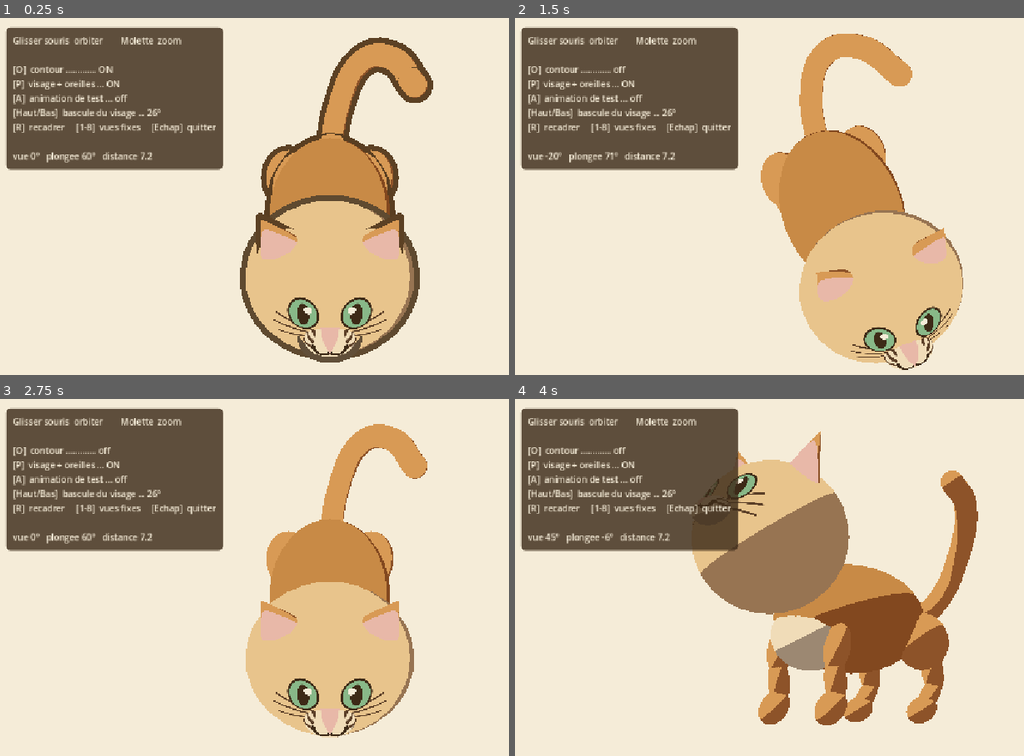
Above: before the commit, frames 1-4 (two rows, left to right).
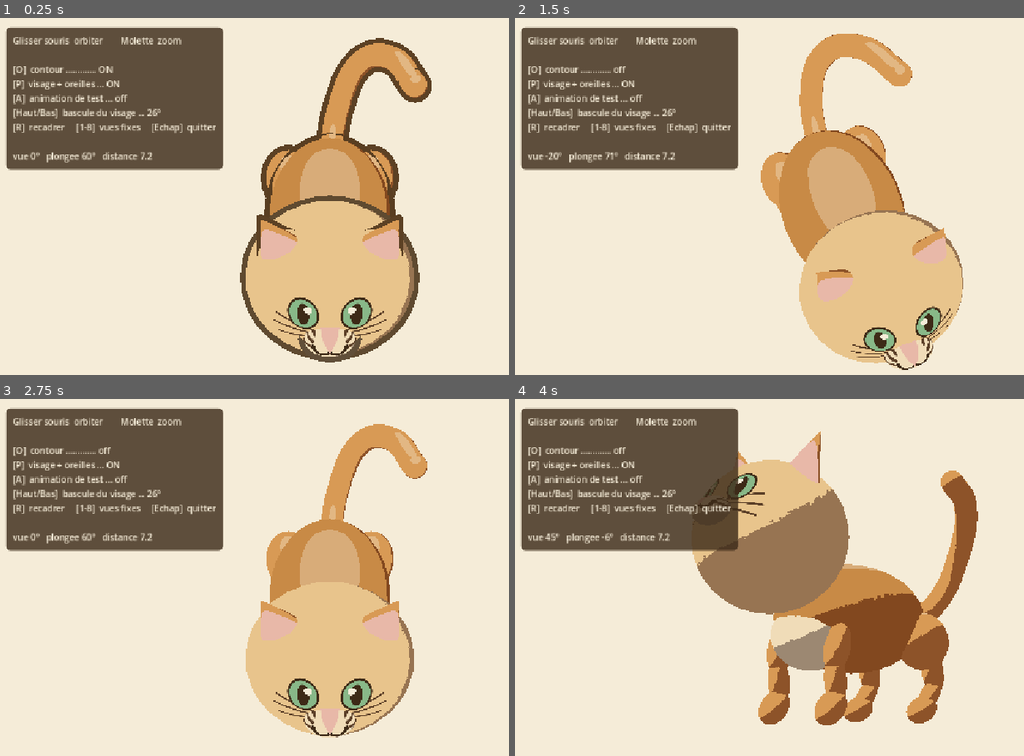
Above: after the commit, the same moments.

Repository: piiieeere/zeucozy
Game: Godot game, scene res://scenes/tests/cel_test.tscn
Same seed, same stepped clock (60 frames per second), same inputs: the game is played once before the commit and once after it. This scene is started directly instead of the project's main scene.
Inputs (mouse positions are in pixels of both pictures, inside the frame that each line leads up to):
- Up to frame 1 (0.25 s): no input
- Up to frame 2 (1.5 s): tap Enter at 0.5 s; move the mouse to (993, 185) at 0.52 s; hold Right (ui_right) 0.53-1.25 s; tap O at 0.6 s; click (993, 185) at 0.67 s; tap Space at 1.25 s; drag from (713, 225) to (810, 278) at 1.27 s
- Up to frame 3 (2.75 s): tap Enter at 2 s; move the mouse to (397, 502) at 2.02 s; hold Right (ui_right) from 2.03 s (still down); tap R at 2.1 s; click (397, 502) at 2.17 s
- Up to frame 4 (4 s): release Right (ui_right) at 2.75 s; tap Space at 2.75 s; drag from (810, 659) to (647, 531) at 2.77 s; tap Enter at 3.5 s; move the mouse to (outside the picture) at 3.52 s; hold Left (ui_left) from 3.53 s (still down); tap 2 at 3.6 s; click (outside the picture) at 3.67 s

The runs differ from the first frame. In frame 1, 2.0% of the frame differs, in the area x 47-86%, y 5-97%; in frame 2, 2.6%, in the area x 51-88%, y 4-91%; in frame 3, 1.9%; in frame 4, 0.6%.

Commit message:
feat: implement Attr_Style for enhanced cel shading and retro post-processing effects

Diff:
--- /dev/null
+++ b/scenes/fx/retro_post.tscn
@@ -0,0 +1,18 @@
+[gd_scene load_steps=3 format=3]
+
+[ext_resource type="Shader" path="res://shaders/retro_post.gdshader" id="1_retropost"]
+
+[sub_resource type="ShaderMaterial" id="ShaderMaterial_retropost"]
+shader = ExtResource("1_retropost")
+
+[node name="RetroPost" type="CanvasLayer"]
+layer = 0
+
+[node name="Screen" type="ColorRect" parent="."]
+material = SubResource("ShaderMaterial_retropost")
+anchors_preset = 15
+anchor_right = 1.0
+anchor_bottom = 1.0
+grow_horizontal = 2
+grow_vertical = 2
+mouse_filter = 2
--- a/scenes/main.tscn
+++ b/scenes/main.tscn
@@ -1,9 +1,10 @@
-[gd_scene load_steps=11 format=3]
+[gd_scene load_steps=12 format=3]
 
 [ext_resource type="Script" path="res://scripts/main.gd" id="1_rhi7x"]
 [ext_resource type="PackedScene" path="res://scenes/player.tscn" id="2_h0b1r"]
 [ext_resource type="Script" path="res://scripts/arena.gd" id="3_arena"]
 [ext_resource type="Script" path="res://scripts/camera_rig.gd" id="4_camrig"]
+[ext_resource type="PackedScene" path="res://scenes/fx/retro_post.tscn" id="5_retropost"]
 
 [sub_resource type="Environment" id="Environment_arena"]
 background_mode = 1
@@ -90,6 +91,8 @@
 near = 1.0
 far = 400.0
 
+[node name="RetroPost" parent="." instance=ExtResource("5_retropost")]
+
 [node name="CanvasLayer" type="CanvasLayer" parent="."]
 
 [node name="HudLeftPanel" type="Panel" parent="CanvasLayer"]
--- a/scripts/systems/cel_model.gd
+++ b/scripts/systems/cel_model.gd
@@ -97,7 +97,25 @@
 
 ## Epaisseur du contour, en unites monde. A garder proportionnelle a la
 ## taille du modele (§11).
-@export var outline_thickness: float = 0.035
+##
+## Relevee de 0,035 a 0,041 avec l'arrivee d'`Attr_Style` : le canal R module
+## desormais l'epaisseur et vaut ~0,85 en moyenne, la valeur d'avant donnait
+## donc un trait globalement plus maigre qu'avant. 0,041 x 0,85 ≈ 0,035.
+@export var outline_thickness: float = 0.041
+
+## Attr_Style existe dans le `.glb` depuis le 2026-08-16 : R module le trait,
+## G porte les ombres peintes, B autorise les accents. Voir `tools/export_cat.py`
+## — l'exporteur glTF ne sait pas sortir cet attribut tout seul.
+@export var use_vertex_style: bool = true
+
+## Bord de cluster legerement irregulier — un bord de pinceau, pas une courbe
+## mathematique (§2ter·2). Le shader en prend la moitie de part et d'autre :
+## 0,06 donne le ±0,03 que demande Convention Blender §5.3.
+@export var edge_noise: float = 0.06
+
+## Accent de brillance sur le dessus des volumes, masque par le canal B.
+## Le seul ecart autorise a la regle des 2 tons (§5.5).
+@export var accent_strength: float = 0.35
 
 ## Bascule du repere facial. Compromis de cadrage sous une camera qui plonge :
 ## trop bas le visage passe sous l'horizon, trop haut il reste visible de dos.
@@ -185,6 +203,16 @@
 			face_materials.append(toon_mat)
 		else:
 			caps = _apply_painted_caps(toon_mat, mat_name)
+			toon_mat.set_shader_parameter("accent_strength", accent_strength)
+
+		# Attr_Style : le chat est le seul maillage a le porter. Le reste du
+		# jeu garde use_vertex_style a false, sinon COLOR y vaudrait 1.0 et
+		# tout partirait en pleine lumiere avec le trait le plus epais.
+		toon_mat.set_shader_parameter("use_vertex_style", use_vertex_style)
+		toon_mat.set_shader_parameter("edge_noise", edge_noise)
+		(toon_mat.next_pass as ShaderMaterial).set_shader_parameter(
+			"use_vertex_style", use_vertex_style
+		)
 
 		# Ne jamais laisser une mat4 d'uniform a sa valeur par defaut : une
 		# matrice nulle ferait s'effondrer tout le masque.
@@ -258,6 +286,50 @@
 	return deform.affine_inverse()
 
 
+## Etat de `Attr_Style` tel que Godot le voit reellement, par surface.
+##
+## Diagnostic, pas decoration : l'attribut a deja traverse le pont a moitie
+## (l'exporteur glTF ne remplissait qu'une primitive sur six, voir
+## `tools/export_cat.py`). C'est aussi ce qui prouve qu'aucune conversion
+## sRGB ne s'applique au passage — un G peint a 0,47 doit arriver a 0,47.
+func style_report() -> Array[String]:
+	var lines: Array[String] = []
+
+	if mesh_instance == null:
+		return lines
+
+	var mesh := mesh_instance.mesh
+
+	for i in mesh.get_surface_count():
+		var source := mesh.surface_get_material(i)
+		var mat_name := source.resource_name if source else "<sans nom>"
+		var colors: PackedColorArray = mesh.surface_get_arrays(i)[Mesh.ARRAY_COLOR]
+
+		if colors.is_empty():
+			lines.append("  %-15s COLOR_0 ABSENT" % mat_name)
+			continue
+
+		var lo := Vector3(2.0, 2.0, 2.0)
+		var hi := Vector3(-1.0, -1.0, -1.0)
+		var sum := Vector3.ZERO
+
+		for c in colors:
+			var v := Vector3(c.r, c.g, c.b)
+			lo = lo.min(v)
+			hi = hi.max(v)
+			sum += v
+
+		var mean := sum / float(colors.size())
+		lines.append("  %-15s R %.2f/%.2f/%.2f  G %.2f/%.2f/%.2f  B %.2f/%.2f/%.2f" % [
+			mat_name,
+			lo.x, mean.x, hi.x,
+			lo.y, mean.y, hi.y,
+			lo.z, mean.z, hi.z,
+		])
+
+	return lines
+
+
 func set_face_pitch(value: float) -> void:
 	face_pitch_deg = clampf(value, 0.0, 60.0)
 
--- a/scripts/tests/cel_test.gd
+++ b/scripts/tests/cel_test.gd
@@ -124,6 +124,9 @@
 			_model.mesh_instance.name,
 			_model.mesh_instance.mesh.get_surface_count(),
 		])
+		_log("Attr_Style (min/moy/max) — neutre attendu : R 1.0, G 0.5, B 0.0")
+		for line in _model.style_report():
+			_log(line)
 
 
 func _update_camera() -> void:
--- a/shaders/cel_face.gdshader
+++ b/shaders/cel_face.gdshader
@@ -24,6 +24,15 @@
 group_uniforms lumiere;
 uniform vec3 light_dir = vec3(-0.35, 0.85, 0.4);
 uniform float threshold : hint_range(-1.0, 1.0) = 0.05;
+
+group_uniforms attr_style;
+// Meme biais peint que cel_toon : sans lui, le terminateur du visage serait
+// une courbe mathematique propre pendant que celui du corps ondule — et la
+// frontiere entre les deux coques se verrait.
+uniform bool use_vertex_style = false;
+uniform float shadow_bias_strength : hint_range(0.0, 2.0) = 1.0;
+uniform float edge_noise : hint_range(0.0, 0.3) = 0.0;
+uniform float edge_noise_scale : hint_range(1.0, 200.0) = 35.0;
 
 group_uniforms repere_visage;
 // Centre et demi-axes de la tete, en espace objet.
@@ -84,6 +93,7 @@
 uniform mat4 rest_undo;
 
 varying vec3 v_object_pos;
+varying vec3 v_style;
 
 #include "res://shaders/cel_core.gdshaderinc"
 
@@ -93,12 +103,24 @@
 }
 
 void vertex() {
+	v_style = COLOR.rgb;
 	v_object_pos = (rest_undo * vec4(VERTEX, 1.0)).xyz;
 }
 
 void fragment() {
 	vec3 n = normalize((INV_VIEW_MATRIX * vec4(NORMAL, 0.0)).xyz);
-	float lit = step(threshold, dot(n, normalize(light_dir)));
+
+	float bias = 0.0;
+	if (use_vertex_style) {
+		bias = (v_style.g - 0.5) * 2.0 * shadow_bias_strength;
+	}
+
+	float jitter = 0.0;
+	if (edge_noise > 0.0) {
+		jitter = (hash_noise(floor(v_object_pos * edge_noise_scale)) - 0.5) * edge_noise;
+	}
+
+	float lit = step(threshold - bias + jitter, dot(n, normalize(light_dir)));
 
 	vec3 shadow_col = warm_shadow(base_color.rgb, shadow_hue_shift, shadow_saturation, shadow_value);
 	vec3 col = mix(shadow_col, base_color.rgb, lit);
--- a/shaders/cel_outline.gdshader
+++ b/shaders/cel_outline.gdshader
@@ -25,7 +25,10 @@
 uniform bool constant_screen_width = false;
 
 group_uniforms attr_style;
-// Passe a true une fois Attr_Style cree : le canal R module l'epaisseur.
+// Le canal R module l'epaisseur : un trait d'encre s'alourdit vers le bas des
+// formes et aux jointures, s'allege sur les aretes exposees (§2ter·1).
+// A laisser false sur la geometrie sans Attr_Style — COLOR y vaut 1.0, ce qui
+// donnerait le trait le plus epais partout.
 uniform bool use_vertex_style = false;
 
 void vertex() {
--- a/shaders/cel_toon.gdshader
+++ b/shaders/cel_toon.gdshader
@@ -26,10 +26,21 @@
 uniform float threshold : hint_range(-1.0, 1.0) = 0.05;
 
 group_uniforms attr_style;
-// Passe a true une fois l'attribut Attr_Style cree dans Blender.
-// Tant qu'il n'existe pas, COLOR vaut (1,1,1,1) et le biais serait faux.
+// Attr_Style existe depuis le 2026-08-16 : R = epaisseur du trait,
+// G = biais d'ombre peinte, B = masque d'accent (Convention Blender §4).
+// A laisser false sur toute geometrie qui n'a PAS l'attribut : COLOR vaut
+// alors (1,1,1,1), et un G a 1.0 forcerait la surface en pleine lumiere.
 uniform bool use_vertex_style = false;
 uniform float shadow_bias_strength : hint_range(0.0, 2.0) = 1.0;
+
+group_uniforms accent;
+// Bande claire creme sur le dessus des volumes, autorisee UNIQUEMENT la ou
+// Attr_Style.B depasse le seuil. C'est un accent graphique DESSINE, pas une
+// reponse a la lumiere : il ne bouge pas quand la lampe bouge, et il ne
+// compte pas comme un 3e ton de cluster (Convention Blender §5.5).
+uniform vec4 accent_color : source_color = vec4(0.961, 0.925, 0.847, 1.0);
+uniform float accent_threshold : hint_range(0.0, 1.0) = 0.55;
+uniform float accent_strength : hint_range(0.0, 1.0) = 0.0;
 
 group_uniforms grain;
 uniform float edge_noise : hint_range(0.0, 0.3) = 0.0;
@@ -105,6 +116,13 @@
 	vec3 shadow_col = warm_shadow(base_color.rgb, shadow_hue_shift, shadow_saturation, shadow_value);
 	vec3 col = mix(shadow_col, base_color.rgb, lit);
 
+	// Accent de brillance — seulement dans le ton clair : un accent pose dans
+	// l'ombre se lirait comme une erreur de cluster.
+	if (use_vertex_style && accent_strength > 0.0) {
+		float accent = step(accent_threshold, v_style.b) * lit;
+		col = mix(col, accent_color.rgb, accent * accent_strength);
+	}
+
 	// Details peints — aplats francs poses par-dessus le cluster
 	if (paint_count > 0) {
 		vec3 p = v_object_pos;
--- /dev/null
+++ b/shaders/retro_post.gdshader
@@ -0,0 +1,70 @@
+// La couche de tele d'epoque — "Visual Art Direction" §8bis.
+//
+// Trois effets, tous discrets, appliques sur l'image finale :
+// grain argentique, halation chaude, vignette chaude.
+//
+// Ce qui est VOLONTAIREMENT absent, et ne doit pas etre rajoute :
+// le tremblement du signal hertzien (nauseeux sur une run de 20 minutes),
+// le saignement chromatique et les lignes de balayage (ils nuisent a la
+// lecture dans une arene chargee), et tout bloom froid ou bleute.
+//
+// §15 tranche : lisibilite > detail. Ces trois effets doivent se remarquer
+// quand on les COUPE, pas quand on les regarde.
+
+shader_type canvas_item;
+
+uniform sampler2D screen_tex : hint_screen_texture, filter_linear_mipmap;
+
+group_uniforms grain;
+uniform float grain_amount : hint_range(0.0, 0.15) = 0.04;
+// Le grain doit BOUILLIR A LA CADENCE DE L'ANIMATION, pas a 60 (§7).
+// Sur 3s a 60 fps = 20 motifs par seconde. A 60, il se lit comme un bruit
+// numerique et trahit tout le travail de cellulo.
+uniform float grain_hz = 20.0;
+uniform float grain_size : hint_range(1.0, 4.0) = 1.5;
+
+group_uniforms halation;
+// Seuil de SOURCE : quelles zones ont le droit de baver. Bas volontairement —
+// ce n'est pas lui qui protege l'image, c'est le calcul par ecart (voir plus bas).
+uniform float halation_threshold : hint_range(0.0, 1.0) = 0.55;
+uniform float halation_strength : hint_range(0.0, 1.0) = 0.55;
+uniform vec4 halation_tint : source_color = vec4(1.0, 0.78, 0.45, 1.0);
+// Le flou large se prend gratuitement dans les mipmaps de l'ecran.
+uniform float halation_lod : hint_range(0.0, 8.0) = 4.0;
+
+group_uniforms vignette;
+uniform float vignette_strength : hint_range(0.0, 1.0) = 0.30;
+uniform float vignette_start : hint_range(0.0, 1.4) = 0.72;
+uniform vec4 vignette_tint : source_color = vec4(0.62, 0.50, 0.40, 1.0);
+
+float hash21(vec2 p) {
+	return fract(sin(dot(p, vec2(12.9898, 78.233))) * 43758.5453);
+}
+
+void fragment() {
+	vec3 col = texture(screen_tex, SCREEN_UV).rgb;
+
+	// --- halation : la lumiere bave, en ambre --------------------------------
+	//
+	// Calculee par ECART au flou, pas sur la luminance absolue. La palette du
+	// jeu est un parchemin a ~0,93 de luminance : un seuil absolu allumerait
+	// l'ecran entier et delaverait tous les aplats. L'ecart, lui, ne vaut
+	// quelque chose que la ou un voisinage clair borde un sujet plus sombre —
+	// c'est-a-dire exactement la ou une pellicule bave, et rien sur une
+	// grande surface claire uniforme.
+	vec3 blurred = textureLod(screen_tex, SCREEN_UV, halation_lod).rgb;
+	vec3 bleed = max(blurred - col, vec3(0.0));
+	float source = smoothstep(halation_threshold, 1.0, dot(blurred, vec3(0.299, 0.587, 0.114)));
+	col += bleed * halation_tint.rgb * source * halation_strength;
+
+	// --- vignette chaude : recentre le regard, pose l'epoque -----------------
+	float edge = smoothstep(vignette_start, 1.42, length(SCREEN_UV - vec2(0.5)) * 2.0);
+	col = mix(col, col * vignette_tint.rgb, edge * vignette_strength);
+
+	// --- grain argentique ----------------------------------------------------
+	vec2 cell = floor(SCREEN_UV / SCREEN_PIXEL_SIZE / grain_size);
+	float step_time = floor(TIME * grain_hz);
+	col += (hash21(cell + vec2(step_time, step_time * 1.7)) - 0.5) * grain_amount;
+
+	COLOR = vec4(col, 1.0);
+}
Binary file changed: assets/models/player_cat.glb
Not shown, added: scripts/arena.gd.uid
Not shown, added: scripts/camera_rig.gd.uid
Not shown, added: scripts/systems/cel_model.gd.uid
Not shown, added: scripts/systems/cel_style.gd.uid
Not shown, added: shaders/retro_post.gdshader.uid
Not shown, changed: CLAUDE.md
Not shown, added: tools/export_cat.py
